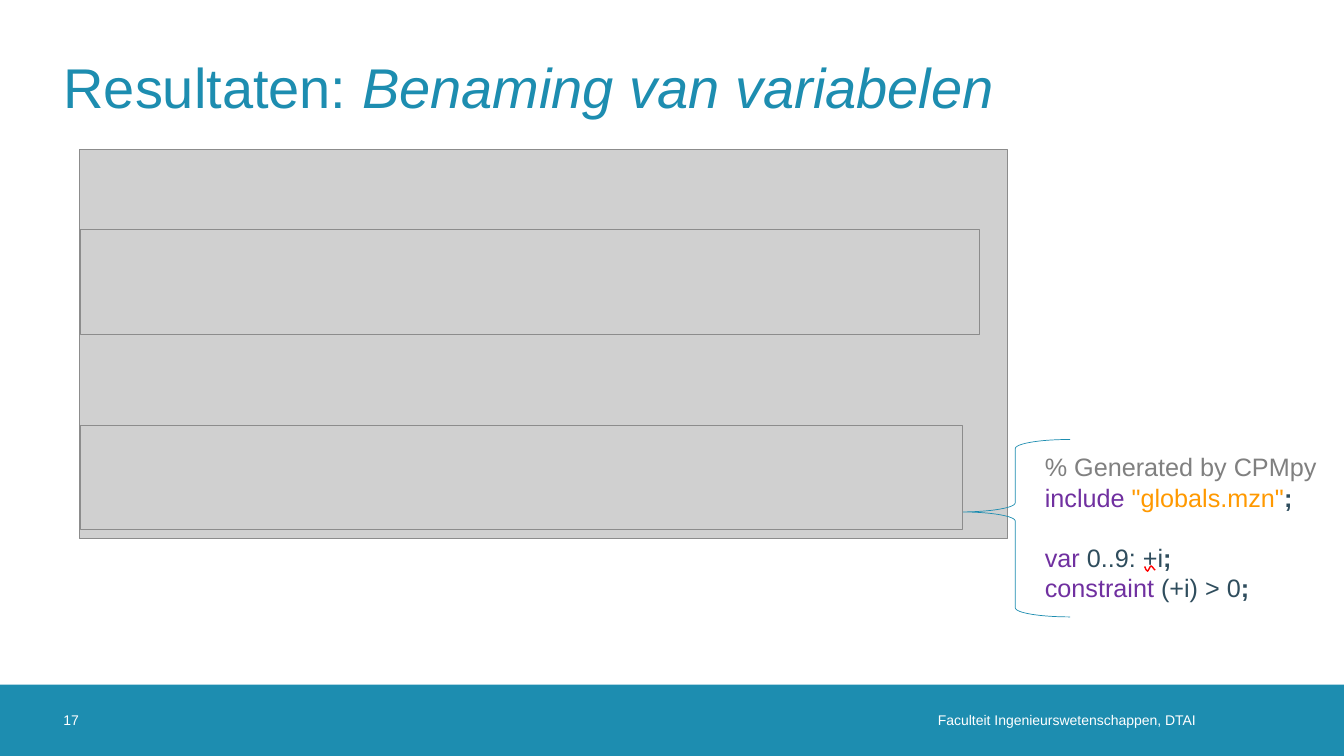
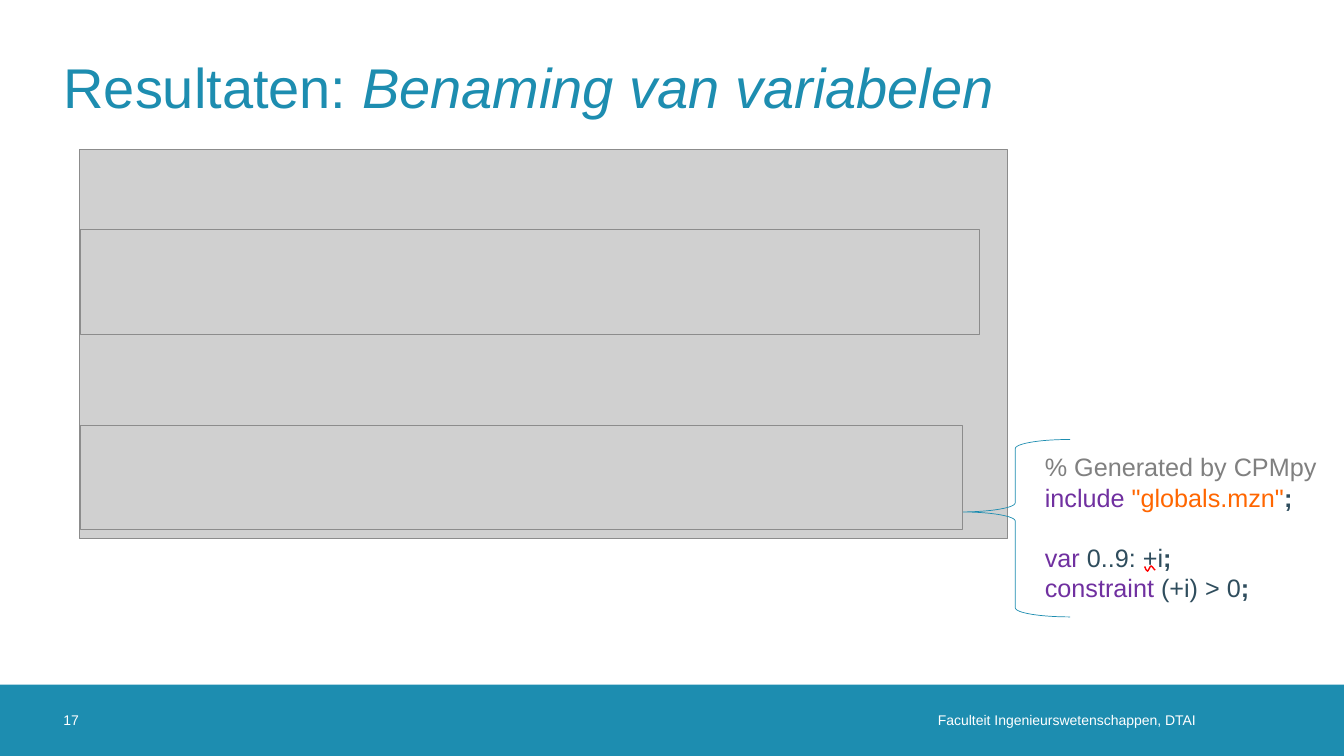
Before and after one commit to rubenkindt/Masterproef-paper-RubenKindt, a slide deck: slide 17 of Milestones/M10 defence/M10.pptx. Drawn at 1344x756 pixels with LibreOffice and Linux fonts; fonts in the diff are those of the drawing; grey boxes stand for pictures; background and template pictures are left out. Boxes give left, top, right and bottom in pixels: in the first picture for what was removed or moved away, otherwise in the second. Text is boxed around its words. In the diff, an @@ line names an element or a change of style, - is before the commit and + after.

```diff
--- a/Milestones/M10 defence/M10.pptx
+++ b/Milestones/M10 defence/M10.pptx
@@ text at [1045,488,1293,512]: text colour #FF9900 to #FF6600 in ""globals.mzn";" @@
```
Also in this commit, not shown: 1 other slide changed, 1 other file.
